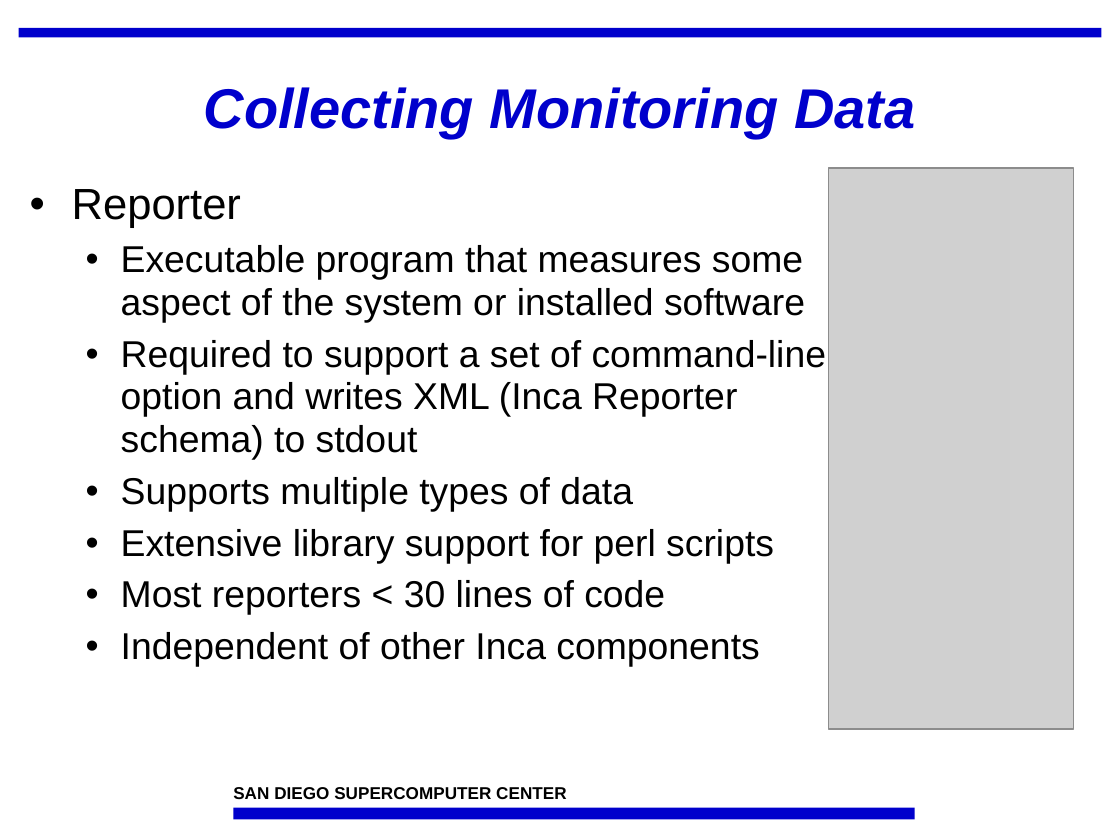
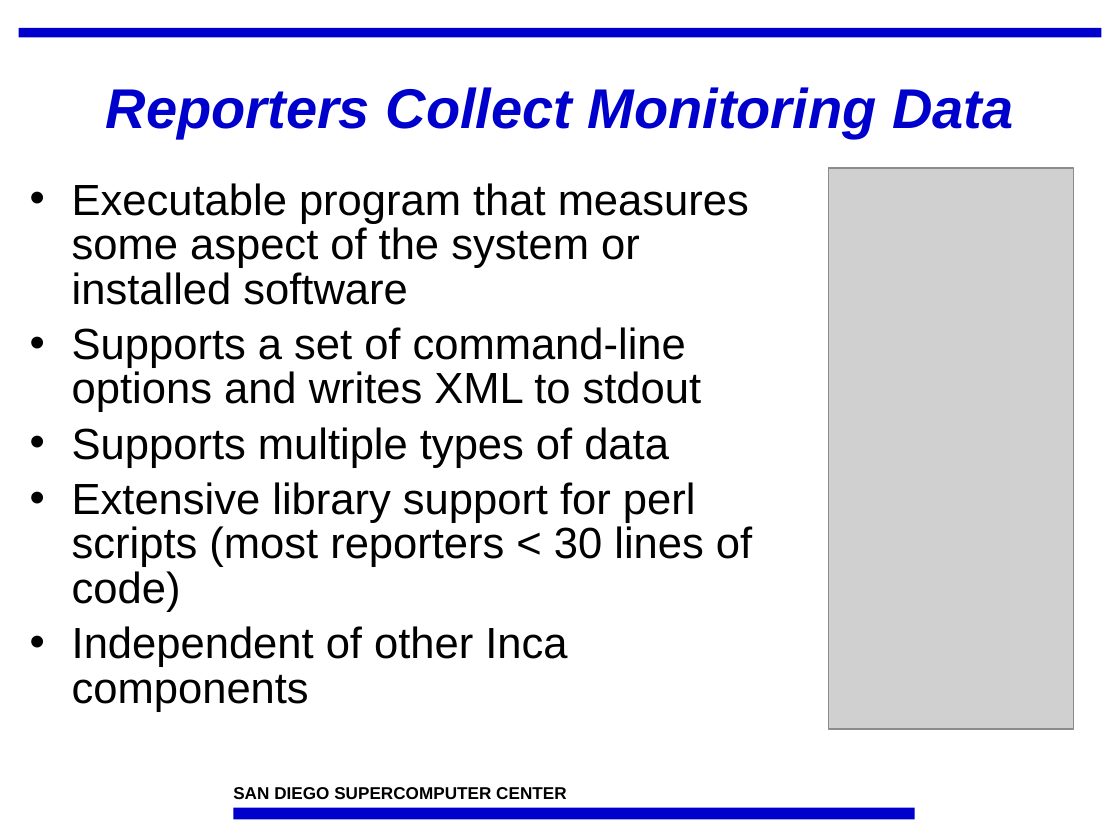
Before and after one commit to IncaProject/inca-xsede, a slide deck: slide 6 of talks/sc07/inca-sc07.ppt. Drawn at 1120x840 pixels with LibreOffice and Linux fonts; fonts in the diff are those of the drawing; grey boxes stand for pictures; background and template pictures are left out. Boxes give left, top, right and bottom in pixels: in the first picture for what was removed or moved away, otherwise in the second. Text is boxed around its words. In the diff, an @@ line names an element or a change of style, - is before the commit and + after.

```diff
--- a/talks/sc07/inca-sc07.ppt
+++ b/talks/sc07/inca-sc07.ppt
@@ title at (106, 87, 1013, 138): text changed @@
-Collecting Monitoring Data
+Reporters Collect Monitoring Data
@@ text at (72, 189, 241, 228): paragraph removed @@
-• Reporter
@@ text at (72, 183, 749, 712): size 24 to 28 pt in "Executable program that measures some aspect of ...", "Supports multiple types of data", "Independent of other Inca components"; list level 2 to 1 in "Executable program that measures some ..."; line spacing 0.95 to 0.85; list level 2 to 1 in "Supports multiple types of data"; list level 2 to 1 in "Independent of other Inca components" @@
@@ text at (72, 327, 701, 412): text changed; size 24 to 28 pt @@
-  • Required to support a set of command-line option and writes XML (Inca Reporter schema) to stdout
+• Supports a set of command-line options and writes XML to stdout
@@ text at (72, 482, 752, 612): text changed; size 24 to 28 pt @@
-  • Extensive library support for perl scripts
-  • Most reporters < 30 lines of code
+• Extensive library support for perl scripts (most reporters < 30 lines of code)
```
Also in this commit, not shown: 11 other slides changed, 1 slide added, 1 slide removed.
